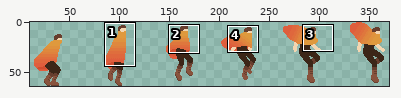
One commit to this sprite sheet: Assets/Sprites/jump_sheet.png. The picture above shows the old version from afar; the outline marks the close-up.
Close-up. Old version:
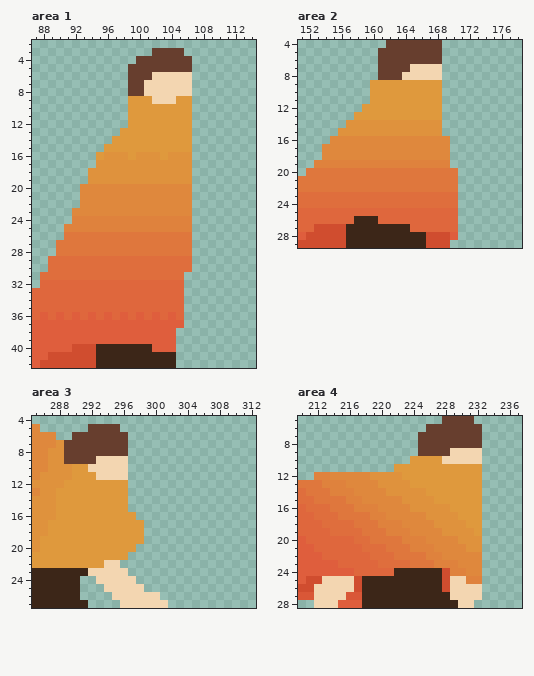
The file is 385x64 pixels. Colours within 5 levels of each other are drawn and written as one. Shown: area 1: x 87..114, y 2..42; area 2: x 151..178, y 4..29; area 3: x 285..312, y 4..27; area 4: x 210..237, y 5..28. The wide view leaves out empty margins. The commit also changed other parts of the picture, which this record leaves out.
After:
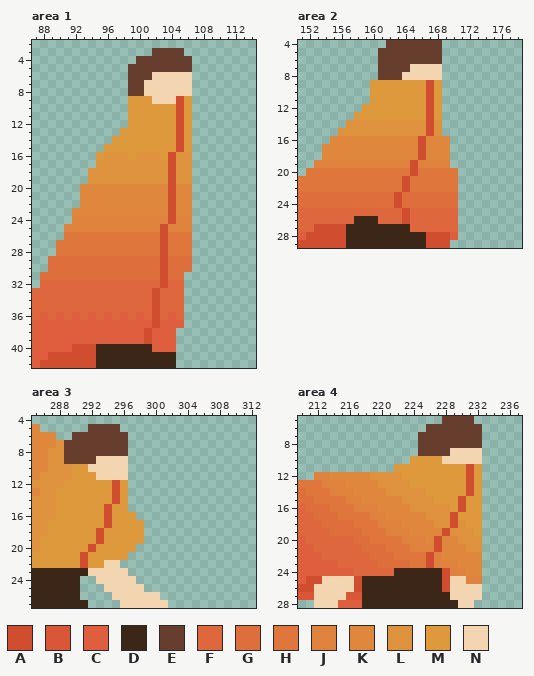
Palette (. is transparent): A #d04d2f  B #d95737  C #df5e3d  D #3c2618  E #673e2e  F #df673d  G #df6e3d  H #df773d  J #df823d  K #df883d  L #df923d  M #df993d  N #f3d6b1
Difference:
Area 1:
Colour C gives way to colour A in rows 36 to 37 at x 102; in rows 38 to 39 at x 101.
Colour F gives way to colour A in row 32 at x 103; in rows 33 to 35 at x 102.
Colour G gives way to colour A in rows 29 to 31 at x 103.
Colour H gives way to colour A in rows 26 to 28 at x 103.
Colour J gives way to colour A in row 24 at x 104; in row 25 at x 103.
Colour K gives way to colour A in rows 20 to 23 at x 104.
Colour L gives way to colour A in rows 16 to 19 at x 104.
Colour M gives way to colour A in rows 9 to 15 at x 105.
Area 2:
Colour F gives way to colour A in rows 25 to 26 at x 164.
Colour G gives way to colour A in rows 23 to 24 at x 163.
Colour H gives way to colour A in row 20 at x 165; in rows 21 to 22 at x 164.
Colour J gives way to colour A in row 19 at x 165.
Colour K gives way to colour A in rows 16 to 18 at x 166.
Colour L gives way to colour A in rows 14 to 15 at x 167.
Colour M gives way to colour A in rows 9 to 13 at x 167.
Area 3:
Colour M gives way to colour A in rows 12 to 14 at x 295; in rows 15 to 17 at x 294; in rows 18 to 19 at x 293; in row 20 at x 292; in rows 21 to 22 at x 291.
Area 4:
Colour H gives way to colour A in row 23 at x 226.
Colour J gives way to colour A in row 22 at x 226.
Colour K gives way to colour A in rows 20 to 21 at x 227.
Colour L gives way to colour A in rows 17 to 18 at x 229; in row 19 at x 228.
Colour M gives way to colour A in rows 11 to 14 at x 231; in rows 15 to 16 at x 230.
Boxes around the changes in both close-ups, in picture pixels (x1, y1, x2, y2):
changed: (144, 96, 184, 344)
changed: (394, 80, 434, 224)
changed: (80, 480, 120, 568)
changed: (426, 464, 474, 568)
